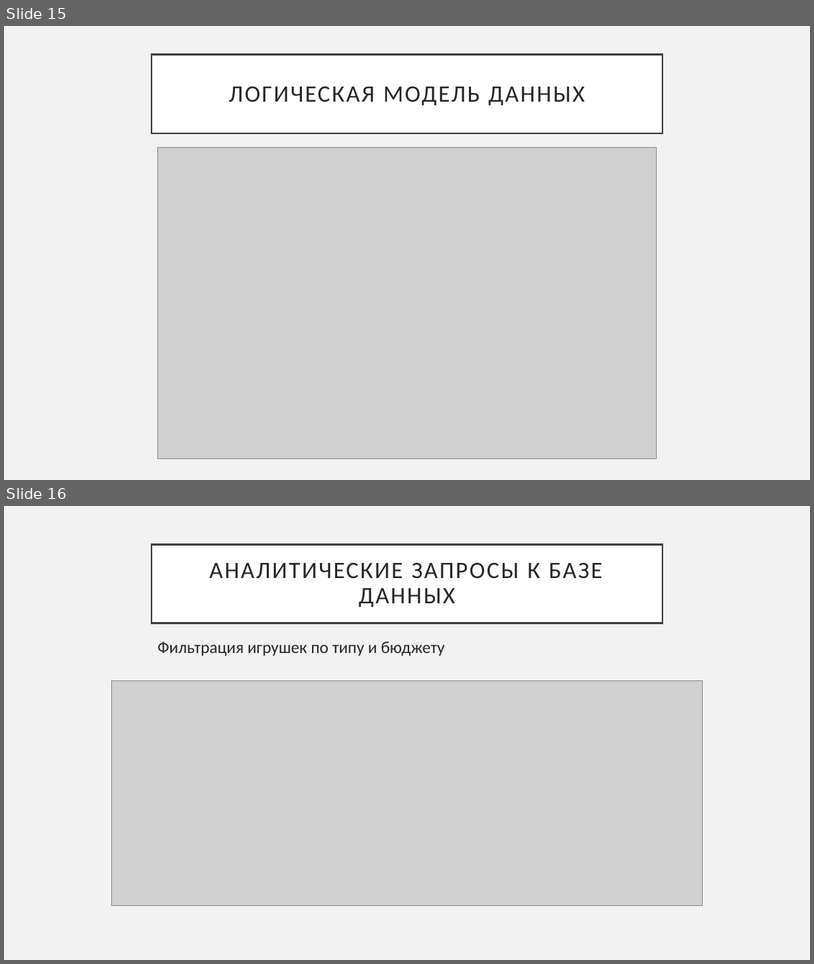
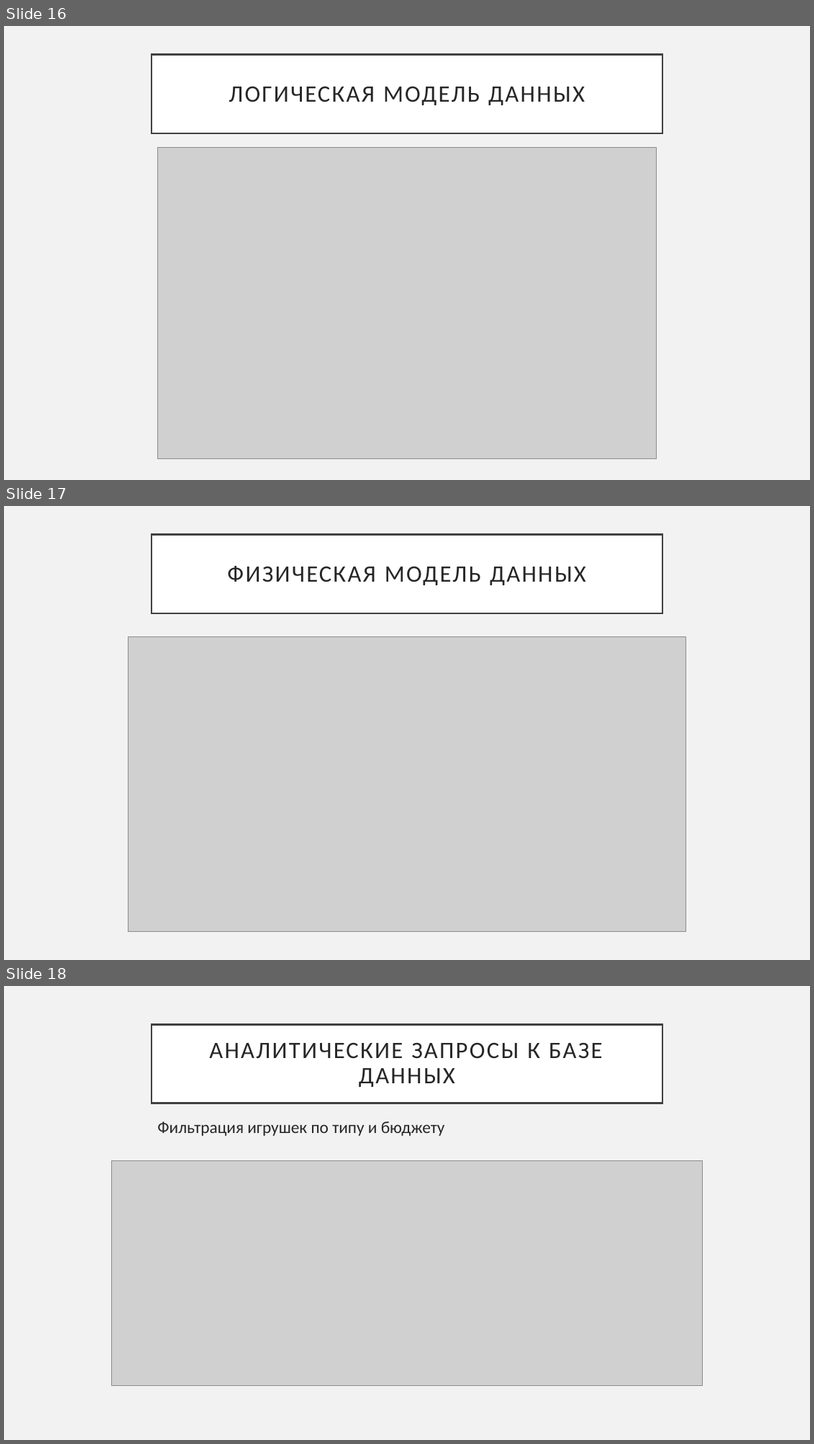
Before and after one commit to ayoayyy/coursework, a slide deck: Презентация Финальная Версия Клыков.pptx. Shown one above the other, each under a label of ours: slides 15 and 16 before the commit, slides 16, 17 and 18 after it. The pictures are 814x964 and 814x1444 pixels, drawn with LibreOffice and Linux fonts; fonts in the diff are those of the drawing; grey boxes stand for pictures. Boxes give left, top, right and bottom in pixels: in the first picture for what was removed or moved away, otherwise in the second. Text is boxed around its words. In the diff, an @@ line names an element or a change of style, - is before the commit and + after.

```diff
--- a/Презентация Финальная Версия Клыков.pptx
+++ b/Презентация Финальная Версия Клыков.pptx
@@ slide 17 added at (4,506,810,960), background #F2F2F2 @@
@@ title added at (152,534,663,613), fill #FFFFFF, outline #404040 2.5 pt, 28 pt, text #262626 @@
+ФИЗИЧЕСКАЯ МОДЕЛЬ ДАННЫХ
@@ picture added at (129,637,687,932) @@
@@ what was slide 15 is now slide 16 @@
@@ what was slide 16 is now slide 18 @@
```
Also in this commit, not shown: 1 other slide added.
